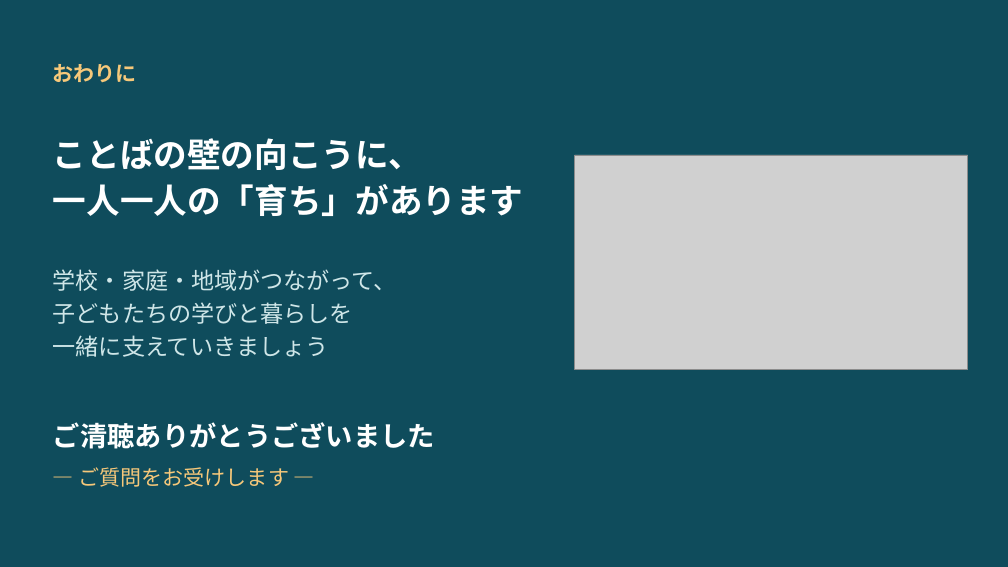
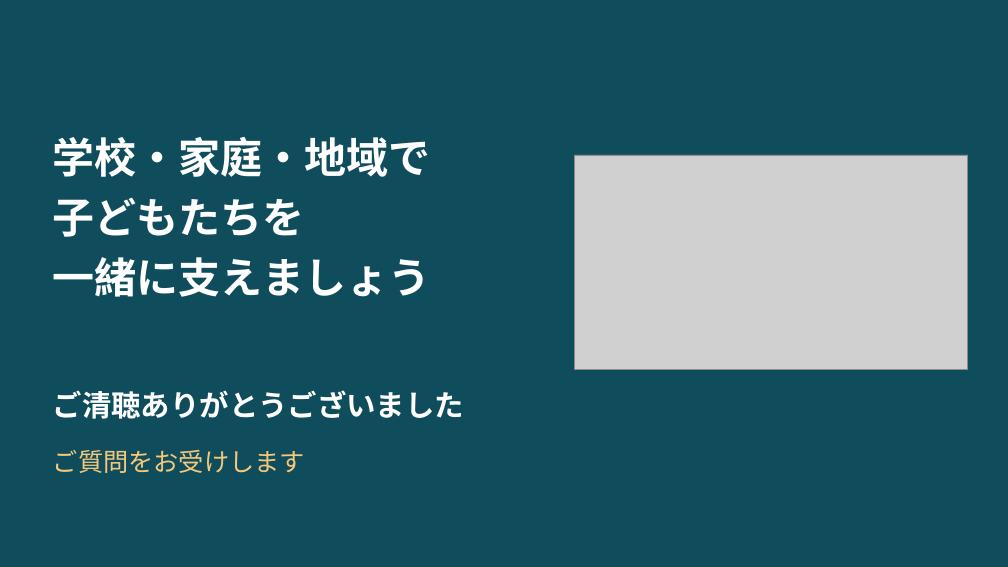
Before and after one commit to contynet730-star/con30, a slide deck: slide 21 of 民生児童委員研修/外国にルーツを持つ子どもたちと学校_R081125.pptx (slide 20 before the commit). Drawn at 1008x567 pixels with LibreOffice and Linux fonts; fonts in the diff are those of the drawing; grey boxes stand for pictures. Boxes give left, top, right and bottom in pixels: in the first picture for what was removed or moved away, otherwise in the second. Text is boxed around its words. In the diff, an @@ line names an element or a change of style, - is before the commit and + after.

```diff
--- a/民生児童委員研修/外国にルーツを持つ子どもたちと学校_R081125.pptx
+++ b/民生児童委員研修/外国にルーツを持つ子どもたちと学校_R081125.pptx
@@ text removed at [53, 64, 137, 83] @@
-おわりに
@@ text "学校・家庭・地域で" at [53, 137, 431, 297]: vertical alignment top to middle @@
@@ text at [53, 137, 431, 297]: text changed; size 22 to 40 pt; text colour #CFE6E8 to #FFFFFF; bold on @@
-学校・家庭・地域がつながって、
-子どもたちの学びと暮らしを
-一緒に支えていきましょう
+学校・家庭・地域で
+子どもたちを
+一緒に支えましょう
@@ text removed at [53, 138, 524, 216] @@
-ことばの壁の向こうに、
-一人一人の「育ち」があります
@@ text "ご清聴ありがとうございました": place and size @@
-text "ご清聴ありがとうございました" at [53, 422, 435, 449]
+text "ご清聴ありがとうございました" at [53, 390, 464, 419]
@@ text "ご清聴ありがとうございました" at [53, 390, 464, 419]: size 26 to 28 pt; vertical alignment top to middle @@
@@ text "ご質問をお受けします" at [53, 450, 305, 473]: vertical alignment top to middle @@
@@ text at [53, 450, 305, 473]: text changed; size 20 to 24 pt @@
-― ご質問をお受けします ―
+ご質問をお受けします
```
Also in this commit, not shown: 15 other slides changed, 5 slides added, 4 slides removed, 1 other file.
